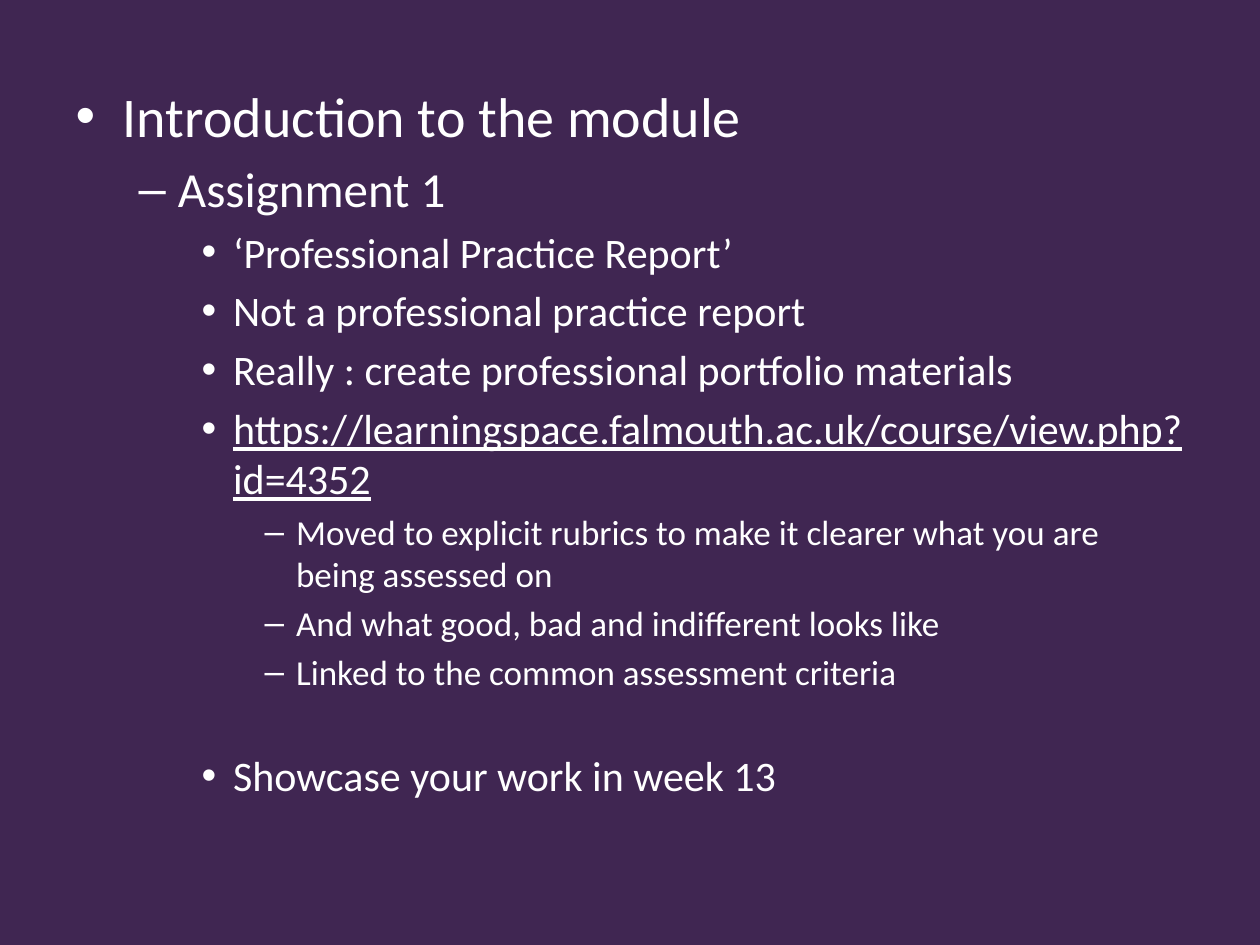
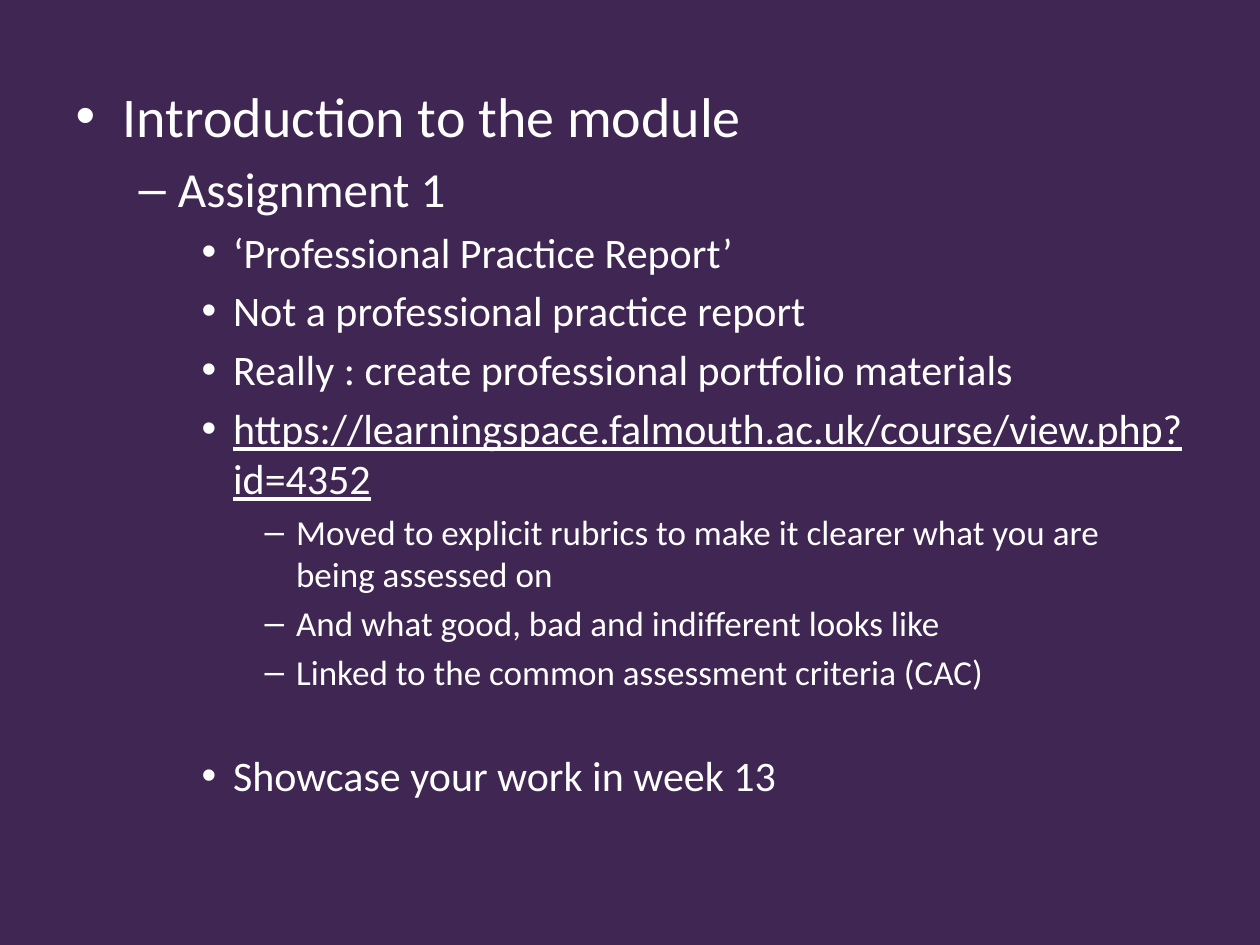
Before and after one commit to Falmouth-Games-Academy/ba-course-materials, a slide deck: slide 7 of GAM340/01/GAM340_01_lecture.pptx (slide 6 before the commit). Drawn at 1260x945 pixels with LibreOffice and Linux fonts; fonts in the diff are those of the drawing; background and template pictures are left out. Boxes give left, top, right and bottom in pixels: in the first picture for what was removed or moved away, otherwise in the second. Text is boxed around its words. In the diff, an @@ line names an element or a change of style, - is before the commit and + after.

```diff
--- a/GAM340/01/GAM340_01_lecture.pptx
+++ b/GAM340/01/GAM340_01_lecture.pptx
@@ text at box(296, 659, 983, 690): text changed @@
-      – Linked to the common assessment criteria
+      – Linked to the common assessment criteria (CAC)
```
Also in this commit, not shown: 3 other slides changed, 2 slides added, 1 other file.
